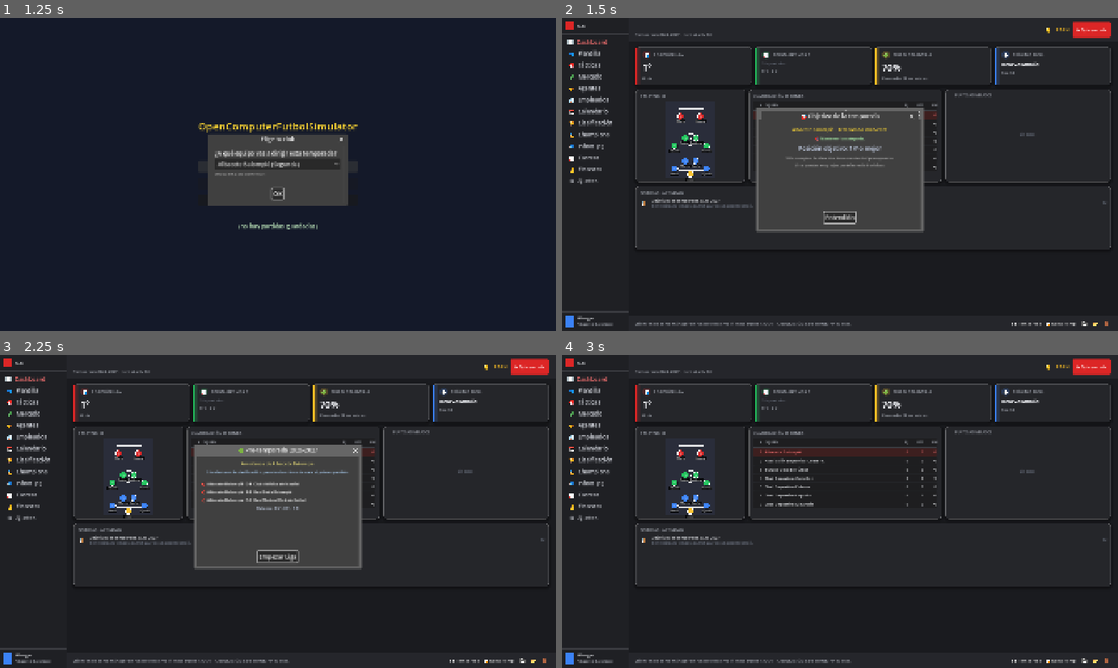
Above: before the commit, frames 1-4 (two rows, left to right).
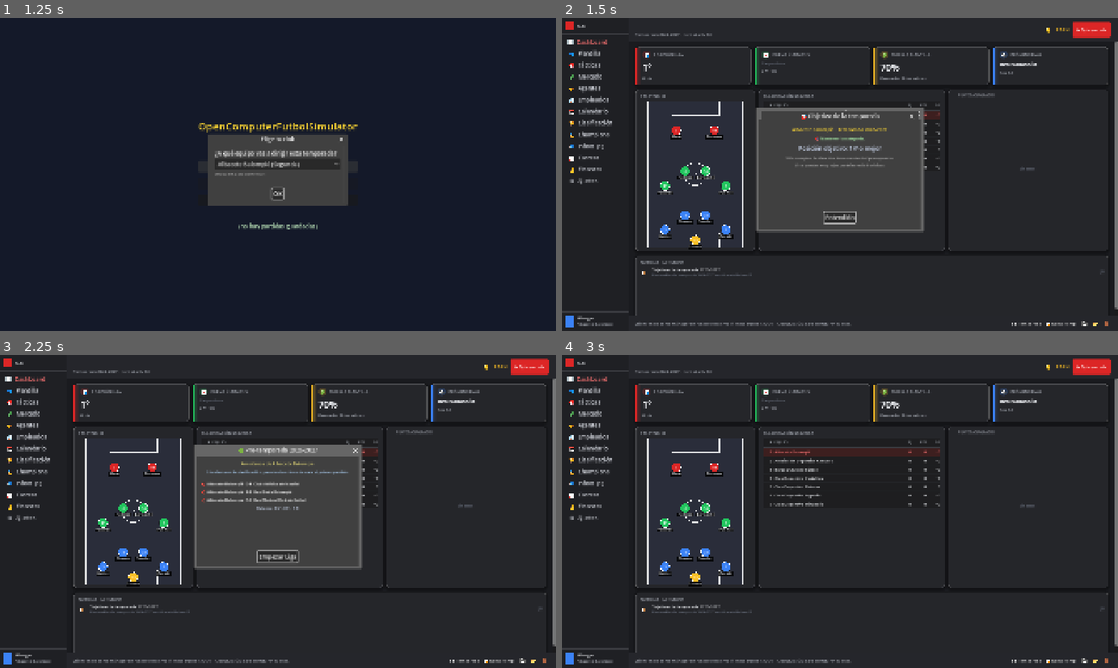
Above: after the commit, the same moments.

Repository: antxiko/OpenComputerFutbolSimulator
Game: Godot game, scene res://scenes/main_menu.tscn
The game is run twice, just before and just after one commit, with the same random seed, the same clock (stepped at 60 frames per second) and the same inputs.
Inputs:
- Up to frame 1 (1.25 s): click "🆕 Nueva partida" at 0.5 s
- Up to frame 2 (1.5 s): click "OK" at 1.25 s
- Up to frame 3 (2.25 s): click "Empezar Liga" at 2 s
- Up to frame 4 (3 s): click "Empezar Liga" at 2.75 s

Frame 1 is identical in both runs. In frame 2, 4.4% of the frame differs, in the area x 13-100%, y 7-96%; in frame 3, 4.4%; in frame 4, 5.1%.

Commit message:
dashboard: forzar altura del root + mid_row expande, news_panel fijo abajo
Co-Authored-By: Claude Opus 4.7 (1M context) <noreply@anthropic.com>

Diff:
--- a/scripts/ui/game_hub.gd
+++ b/scripts/ui/game_hub.gd
@@ -3760,6 +3760,10 @@
 	root.size_flags_horizontal = Control.SIZE_EXPAND_FILL
 	root.size_flags_vertical = Control.SIZE_EXPAND_FILL
 	root.add_theme_constant_override("separation", 14)
+	# Forzar altura mínima para que las filas con SIZE_EXPAND_FILL llenen
+	# el viewport (el content_area está dentro de un ScrollContainer y por
+	# defecto toma solo la altura natural de los hijos).
+	root.custom_minimum_size = Vector2(0, 940)
 	content_area.add_child(root)
 
 	# ============ FILA 1: 4 KPI cards ============
@@ -3835,17 +3839,20 @@
 	kpi_rival.setup("Próximo rival", rival_name, rival_short, "", "flat", "⚽")
 
 	# ============ FILA 2: Starting XI | Clasificación | Chart ============
+	# Expande vertical para ocupar el espacio entre los KPIs y la fila de noticias
 	var mid_row := HBoxContainer.new()
 	mid_row.add_theme_constant_override("separation", 12)
 	mid_row.size_flags_horizontal = Control.SIZE_EXPAND_FILL
+	mid_row.size_flags_vertical = Control.SIZE_EXPAND_FILL
 	root.add_child(mid_row)
 
-	# Mini pitch VERTICAL — glass panel, ~20% del ancho
+	# Mini pitch VERTICAL — glass panel, ~25% del ancho
 	var pitch_panel := PanelContainer.new()
 	pitch_panel.add_theme_stylebox_override("panel", UIThemeManager.glass_panel_style())
-	pitch_panel.custom_minimum_size = Vector2(240, 320)
+	pitch_panel.custom_minimum_size = Vector2(280, 0)
 	pitch_panel.size_flags_horizontal = Control.SIZE_EXPAND_FILL
-	pitch_panel.size_flags_stretch_ratio = 0.8
+	pitch_panel.size_flags_vertical = Control.SIZE_EXPAND_FILL
+	pitch_panel.size_flags_stretch_ratio = 0.9
 	mid_row.add_child(pitch_panel)
 	var pitch_box := VBoxContainer.new()
 	pitch_box.add_theme_constant_override("separation", 6)
@@ -3961,10 +3968,10 @@
 		liga_label = "Clasificación %s" % ("Primera" if team.division == "primera" else "Segunda")
 	table_widget.setup(columns, rows, liga_label, 7)
 
-	# ============ FILA 3: Noticias / Actividad (full width) ============
+	# ============ FILA 3: Noticias / Actividad (full width, altura fija abajo) ============
 	var news_panel := PanelContainer.new()
 	news_panel.size_flags_horizontal = Control.SIZE_EXPAND_FILL
-	news_panel.size_flags_vertical = Control.SIZE_EXPAND_FILL
+	# NO expandir vertical — queda a altura fija pegada abajo del viewport
 	news_panel.custom_minimum_size = Vector2(0, 220)
 	news_panel.add_theme_stylebox_override("panel", UIThemeManager.glass_panel_style())
 	root.add_child(news_panel)
